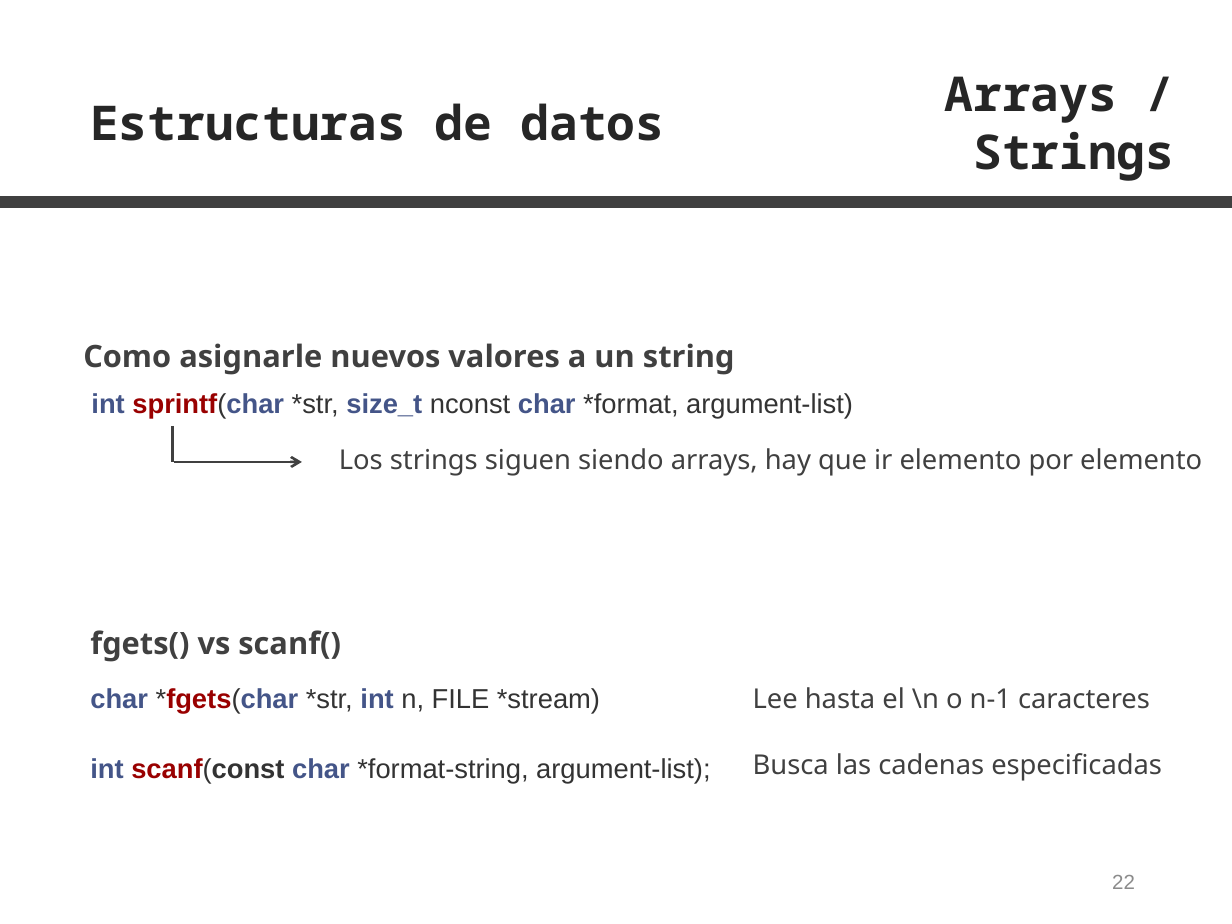
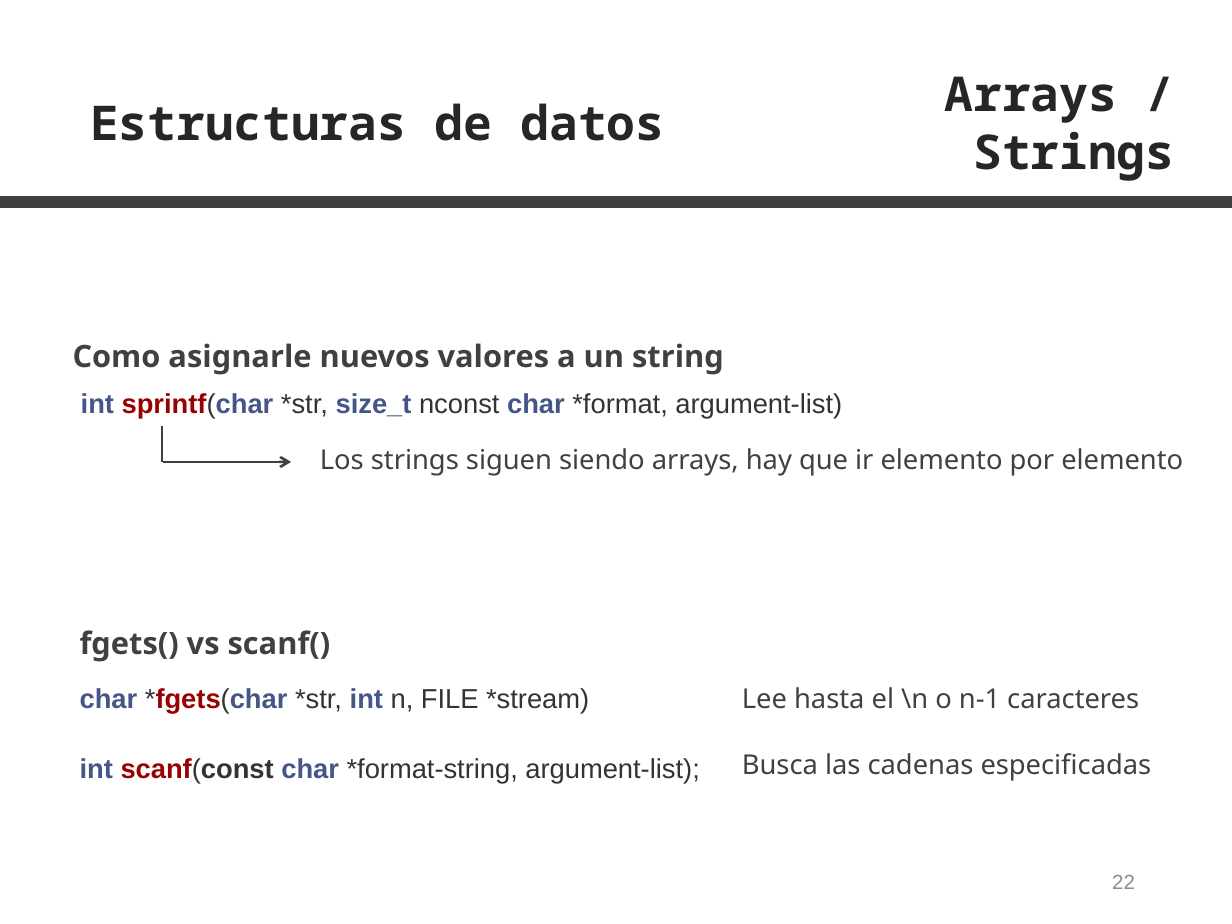
Before and after one commit to z4na14/C-para-normies, a slide deck: slide 22 of transparencias.pptx. Drawn at 1232x924 pixels with LibreOffice and Linux fonts; fonts in the diff are those of the drawing. Boxes give left, top, right and bottom in pixels: in the first picture for what was removed or moved away, otherwise in the second. Text is boxed around its words. In the diff, an @@ line names an element or a change of style, - is before the commit and + after.

```diff
--- a/transparencias.pptx
+++ b/transparencias.pptx
@@ text "Los strings siguen siendo arrays, ...": place and size @@
-text "Los strings siguen siendo arrays, ..." at [339, 448, 1202, 476]
+text "Los strings siguen siendo arrays, ..." at [320, 448, 1183, 476]
@@ 5 texts, 1 line, 1 arrow: place and size @@
-5 texts, 1 line, 1 arrow at [83, 343, 1162, 784]
+5 texts, 1 line, 1 arrow at [73, 343, 1152, 784]
```
Also in this commit, not shown: 4 other slides changed, 2 other files.
